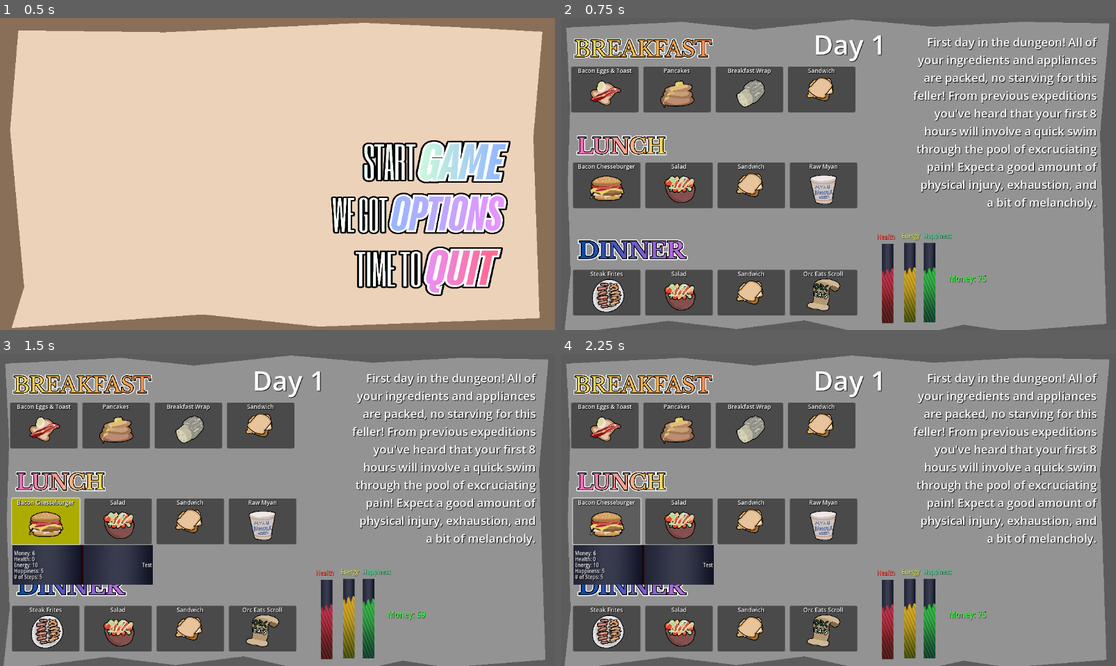
Above: before the commit, frames 1-4 (two rows, left to right).
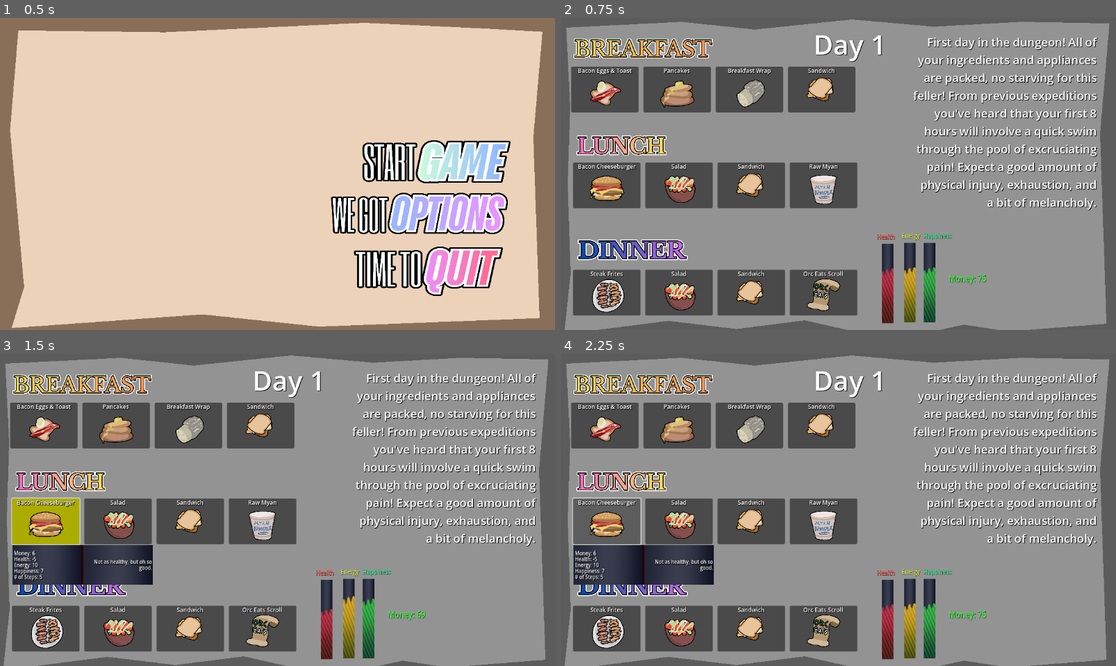
Above: after the commit, the same moments.

Repository: T0mGates/graham-crackers-project2
Game: Godot game, scene res://Scenes/main_menu.tscn
Two runs of this game, one before a commit and one after it. Both use one fixed random seed, a clock stepped at 60 frames per second and the inputs below. The engine's default icon, where the game draws it, is replaced by a stand-in: a white triangle on a blue panel in a dark square.
Inputs (mouse positions are in pixels of both pictures, inside the frame that each line leads up to):
- Up to frame 1 (0.5 s): no input
- Up to frame 2 (0.75 s): click (999, 161) at 0.5 s
- Up to frame 3 (1.5 s): click (44, 522) at 1.25 s, where only the run before the commit has a clickable "Bacon Chesseburger"
- Up to frame 4 (2.25 s): click (605, 522) at 2 s, where only the run after the commit has a clickable "Bacon Cheeseburger"

Frame 1 is identical in both runs. In frame 2, less than 0.1% of the frame differs, in the area x 8-14%, y 46-49%; in frame 3, 0.3%, in the area x 5-60%, y 46-96%; in frame 4, 0.2%.

Commit message:
Recipe Stat Changes

Diff:
--- a/Scenes/days.json
+++ b/Scenes/days.json
@@ -24,7 +24,7 @@
 			"breakfast_options": ["bacon_eggs_toast", "pancakes", "breakfast_wrap", "salad"],
 			"lunch_options": ["bacon_cheeseburger", "salad", "sandwich", "orc_eats_scroll"],
 			"dinner_options": ["steak_frites", "bacon_cheeseburger", "sandwich", "orc_eats_scroll"],
-			"scenario_description": "Ahh day 3, it's often said that the best things come in threes, but unfortunately that doesn't apply here. Its final boss time, and between you and your goal lies The Lord of Profound Suffering (with a name like that he never had a chance). Expect a curb stomping that will level upon you health and energy debts that your descendants will be paying off for generations. Prepare.",
+			"scenario_description": "It's said that the best things come in threes, but that doesn't apply here. Its final boss time, and between you and your goal lies The Lord of Profound Suffering (with a name like that you don't have a chance). Expect a curb stomping that will level your health and energy debts that your descendants will be paying off for generations. Prepare.",
 			"eod_health_diff": -40,
 			"eod_energy_diff": -30,
 			"eod_happiness_diff": -5
--- a/Scenes/food_prep.tscn
+++ b/Scenes/food_prep.tscn
@@ -17,11 +17,16 @@
 size = Vector2(600, 600)
 
 [sub_resource type="LabelSettings" id="LabelSettings_ogshp"]
-font_size = 30
+font_size = 50
 
 [sub_resource type="LabelSettings" id="LabelSettings_2f0d5"]
 font_size = 24
 shadow_color = Color(0, 0, 0, 1)
+
+[sub_resource type="LabelSettings" id="LabelSettings_3um7d"]
+font_size = 40
+font_color = Color(0.9999972, 0.11506521, 0.15264365, 1)
+outline_size = 2
 
 [node name="FoodPrepScene" type="Node2D"]
 script = ExtResource("1_7fvax")
@@ -109,10 +114,10 @@
 script = ExtResource("12_2f0d5")
 
 [node name="TimerLabel" type="Label" parent="."]
-offset_left = 1083.0
-offset_top = 2.0
-offset_right = 1128.0
-offset_bottom = 33.0
+offset_left = 1064.0
+offset_top = 12.0
+offset_right = 1109.0
+offset_bottom = 54.0
 label_settings = SubResource("LabelSettings_ogshp")
 
 [node name="CompleteLabel" type="Label" parent="."]
@@ -144,9 +149,10 @@
 
 [node name="ResultLabel" type="Label" parent="."]
 offset_left = 787.0
-offset_top = 272.0
+offset_top = 356.0
 offset_right = 1118.0
-offset_bottom = 314.0
-label_settings = SubResource("LabelSettings_2f0d5")
+offset_bottom = 398.0
+label_settings = SubResource("LabelSettings_3um7d")
+autowrap_mode = 2
 
 [connection signal="timeout" from="Timer" to="." method="_on_timer_timeout"]
--- a/Scenes/recipes.json
+++ b/Scenes/recipes.json
@@ -17,9 +17,9 @@
 		],
 		"path_to_img": "res://Assets/bacon_eggs_toast.png",
 		"proper_name": "Bacon Eggs & Toast",
-		"summary_text": "Test",
+		"summary_text": "A classic meal with decent benefits.",
 		"cost": 3,
-		"health_diff": 0,
+		"health_diff": 2,
 		"energy_diff": 5,
 		"happiness_diff": 5,
 	},
@@ -41,7 +41,7 @@
 		],
 		"path_to_img": "res://Assets/pancakes.png",
 		"proper_name": "Pancakes",
-		"summary_text": "Test",
+		"summary_text": "Cheap, hearty, and delicious. Perfect.",
 		"cost": 1,
 		"health_diff": -10,
 		"energy_diff": 10,
@@ -59,19 +59,19 @@
 			"Step 1: Fry the egg.",
 			"Step 2: Fry the cheese.",
 			"Step 3: Fry the bacon.",
-			"Step 4: Warm the tortilla.",
+			"Step 4: Warm the tortilla in covered heat.",
 			"Step 5: Make mayonnaise sauce in bowl."
 		],
 		"cook_conditions":[
 			"STOVED",
 			"STOVED",
 			"STOVED",
-			"STOVED",
+			"OVENED",
 			"BOWL"
 		],
 		"path_to_img": "res://Assets/breakfast_wrap.png",
 		"proper_name": "Breakfast Wrap",
-		"summary_text": "Test",
+		"summary_text": "A little pricey, but worth every penny.",
 		"cost": 5,
 		"health_diff": 5,
 		"energy_diff": 10,
@@ -90,7 +90,7 @@
 			"Step 2: Crisp the cheese.",
 			"Step 3: Bake the bread.",
 			"Step 4: Fry the bacon.",
-			"Step 5: Make the sauce."
+			"Step 5: Make the mayonnaise sauce."
 		],
 		"cook_conditions":[
 			"STOVED",
@@ -100,12 +100,12 @@
 			"BOWL"
 		],
 		"path_to_img": "res://Assets/bacon_cheeseburger.png",
-		"proper_name": "Bacon Chesseburger",
-		"summary_text": "Test",
+		"proper_name": "Bacon Cheeseburger",
+		"summary_text": "Not as healthy, but oh so good.",
 		"cost": 6,
-		"health_diff": 0,
-		"energy_diff": 10,
-		"happiness_diff": 5
+		"health_diff": -5,
+		"energy_diff": 10,
+		"happiness_diff": 7
 	},
 	"salad": {
 		"ingredients":[
@@ -118,23 +118,23 @@
 		"directions":[
 			"Step 1: Place lettuce in bowl.",
 			"Step 2: Chop the tomato.",
-			"Step 3: Bake the meat.",
+			"Step 3: Sear the meat.",
 			"Step 4: Place dressing in bowl.",
 			"Step 5: Chop the carrots."
 		],
 		"cook_conditions":[
 			"BOWL",
 			"CHOPPED",
-			"OVENED",
+			"STOVED",
 			"BOWL",
 			"CHOPPED"
 		],
 		"path_to_img": "res://Assets/salad.png",
 		"proper_name": "Salad",
-		"summary_text": "Test",
-		"cost": 7,
+		"summary_text": "A dietary dream. An enjoyment nightmare.",
+		"cost": 5,
 		"health_diff": 10,
-		"energy_diff": 10,
+		"energy_diff": 5,
 		"happiness_diff": -5
 	},
 	"sandwich": {
@@ -146,7 +146,7 @@
 		],
 		"directions":[
 			"Step 1: Toast the bread.",
-			"Step 2: Place the meat in the bowl.",
+			"Step 2: Place the processed meat in the bowl.",
 			"Step 3: Cut the cheese.",
 			"Step 4: Drizzle the mayonnaise."
 		],
@@ -158,9 +158,9 @@
 		],
 		"path_to_img": "res://Assets/sandwich.png",
 		"proper_name": "Sandwich",
-		"summary_text": "Test",
+		"summary_text": "It's the go-to lunch meal for a reason.",
 		"cost": 3,
-		"health_diff": -5,
+		"health_diff": 0,
 		"energy_diff": 5,
 		"happiness_diff": 5
 	},
@@ -182,7 +182,7 @@
 		],
 		"path_to_img": "res://Assets/steak_frites.png",
 		"proper_name": "Steak Frites",
-		"summary_text": "Test",
+		"summary_text": "An expensive meal that has it all.",
 		"cost": 10,
 		"health_diff": 10,
 		"energy_diff": 10,
@@ -203,7 +203,7 @@
 		],
 		"path_to_img": "res://Assets/raw_myan.png",
 		"proper_name": "Raw Myan",
-		"summary_text": "Test",
+		"summary_text": "Cheap and fast in a pinch, not as healthy.",
 		"cost": 2,
 		"health_diff": -10,
 		"energy_diff": 5,
@@ -221,10 +221,10 @@
 		],
 		"path_to_img": "res://Assets/orc_eats_scroll.png",
 		"proper_name": "Orc Eats Scroll",
-		"summary_text": "Test",
+		"summary_text": "Quick and good food at your beckon.",
 		"cost": 30,
-		"health_diff": 20,
-		"energy_diff": 30,
+		"health_diff": 15,
+		"energy_diff": 20,
 		"happiness_diff": 15
 	},
 	"skip": {
@@ -236,10 +236,10 @@
 		],
 		"path_to_img": "res://Assets/skip.png",
 		"proper_name": "Skip This Meal",
-		"summary_text": "Skipping is bad.",
+		"summary_text": "It costs nothing to be miserable.",
 		"cost": 0,
-		"health_diff": -10,
-		"energy_diff": -10,
-		"happiness_diff": -10
+		"health_diff": -20,
+		"energy_diff": -20,
+		"happiness_diff": -20
 	}
 }
Not shown: 1 places in Scenes/food_prep.tscn that only renumber resources
